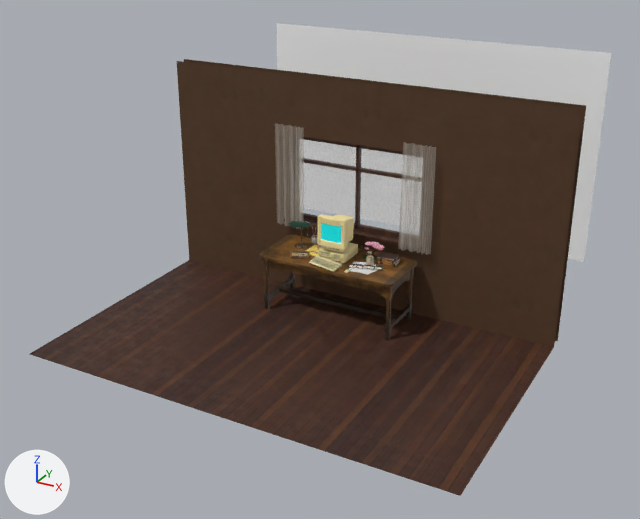
The Blender file art/scene.blend, before and after one commit.
Before and after are seen from a camera (50 mm lens) standing at (4.57, -8.75, 5.05) and looking at (-0.05, -0.35, 0.85). Every picture has the same lights, and +X, +Y and +Z are marked at lower left. The picture after the commit comes second.

Objects in the first picture: 'baked_crt_case', 'baked_crt_monitor', 'baked_curtains', 'baked_desk', 'baked_floor', 'baked_icedcoffee_drink', 'baked_lamp', 'baked_nameplate_brass', 'baked_wall', 'baked_window_frame', 'baked_window_glass', 'screen_plane', 'window_view' and 13 more.
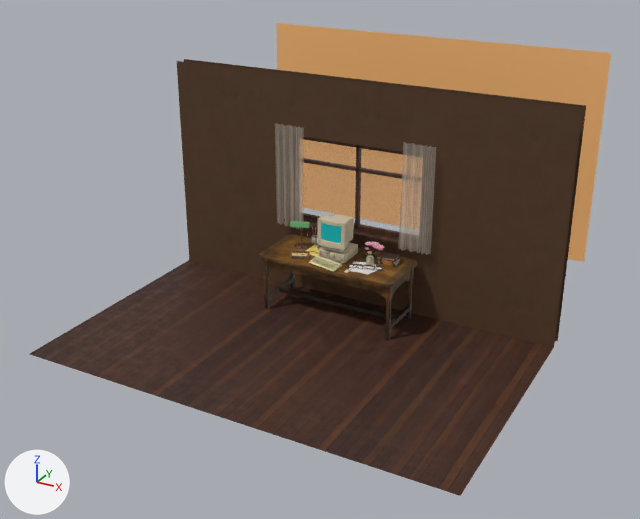
ob_tmp_letters is not drawn itself; it is used by a modifier of ob_baked_nameplate_brass.

Location of each change, [x1, y1, x2, y2] in pixels of the pictures (640 x 519 px):
'window_view', recoloured (grey to orange): [276, 23, 611, 262] in both
'baked_crt_monitor', surface changed: [318, 214, 354, 252] in both
'baked_crt_case', surface changed: [318, 242, 358, 263] in both
'baked_nameplate_brass', surface changed, recoloured: [292, 253, 308, 256] in both
'screen_plane', surface changed: [321, 223, 341, 243] in both
'baked_icedcoffee_drink', recoloured: [317, 238, 321, 249] in both
part 3 of me_baked_nameplate_brass, recoloured: [292, 253, 308, 256] in both
part 4 of me_baked_lamp, recoloured: [290, 221, 310, 228] in both

Edits to the bpy script that builds the scene:
```text
Change mat_screen_win98:
    mat_screen_win98.emission_strength: 3.0 -> 1.4
Change mat_brass:
    where n0 = _N.new('ShaderNodeBsdfPrincipled'); n0.name = 'Principled BSDF'
    n0.inputs[1].default_value: 1.0 -> 0.35  # 'Metallic'
Change mat_window_view_night:
    mat_window_view_night.base_color: (1.0, 1.0, 1.0) -> (1.0, 0.52, 0.2)  # white #ffffff -> orange #ffbf7c
Change mat_nameplate_engraving:
    mat_nameplate_engraving.base_color: (0.03, 0.02, 0.012) -> (0.035, 0.022, 0.01)  # brown #30271d -> brown #352919
    mat_nameplate_engraving.roughness: 0.6 -> 0.75
Change mat_material_017:
    remove # nodes: BsdfPrincipled, MapRange x2, Math, Mix, OutputMaterial, TexCoord, TexImage, TexNoise x2
    remove # colours: beige #ffefce
    nodes: AmbientOcclusion, BsdfPrincipled, MapRange, Math, Mix x3, OutputMaterial, RGBToBW, TexCoord, TexImage, TexNoise
    colours: pale yellow #d1c8b1, beige #cec0a2, brown #817359
Change mat_material_018:
    remove # nodes: BsdfPrincipled, MapRange x2, Math, Mix, OutputMaterial, TexCoord, TexImage, TexNoise x2
    remove # colours: beige #ffefce
    nodes: AmbientOcclusion, BsdfPrincipled, MapRange, Math, Mix x3, OutputMaterial, RGBToBW, TexCoord, TexImage, TexNoise
    colours: pale yellow #d1c8b1, beige #cec0a2, brown #817359
Change mat_icedcoffee_drink:
    remove # nodes: BsdfPrincipled, OutputMaterial, VertexColor
    nodes: BsdfPrincipled, MapRange, Math, Mix, NewGeometry, OutputMaterial, SeparateColor, SeparateXYZ, ValToRGB, VertexColor
    colours: brown #4b2c16, brown #6f4b2c, brown #c4a27c, beige #ddc4a2, mixed with the vertex colours
Add mat_lamp_shade:
    mat_lamp_shade = principled_material('lamp_shade')
    mat_lamp_shade.base_color = (0.02, 0.24, 0.1)  # green #278659
    mat_lamp_shade.roughness = 0.18
    mat_lamp_shade.coat_weight = 0.8
    mat_lamp_shade.coat_roughness = 0.04
    mat_lamp_shade.emission_color = (0.55, 0.75, 0.25)  # green #c4e189
    mat_lamp_shade.emission_strength = 0.12
Add mat_nameplate_brass:
    mat_nameplate_brass = bpy.data.materials.new('nameplate_brass')
    # nodes: BsdfPrincipled, Bump, MapRange, Mapping, OutputMaterial, TexCoord, TexNoise
    # colours: beige #e7c486, beige #ffe5bc
Change me_baked_nameplate_brass:
    verts and faces of me_baked_nameplate_brass; kept vertices keep their numbers, new ones are numbered from 3176
    remove me_baked_nameplate_brass.from_pydata(...)  # 3176 vertices, 2346 faces; spans x -0.504..-0.315, y -0.262..-0.149, z 0.776..0.799
    add me_baked_nameplate_brass.from_pydata(...)  # 8 vertices, 6 faces; spans x -0.505..-0.315, y -0.262..-0.148, z 0.774..0.799
    me_baked_nameplate_brass part 1: 39 loose pieces with 3168 vertices, spanning x -0.482..-0.34, y -0.238..-0.172, z 0.782..0.795, are deleted
    me_baked_nameplate_brass part 2
    add verts[0] = (-0.489, -0.26, 0.774)  # moved
    add verts[4] = (-0.316, -0.183, 0.774)  # moved
    add verts[2] = (-0.505, -0.226, 0.797)  # moved
    add verts[6] = (-0.331, -0.148, 0.797)  # moved
    me_baked_nameplate_brass part 3: 6 faces spanning x -0.505..-0.315, y -0.262..-0.148, z 0.774..0.799 switch from mat_brass to mat_nameplate_brass
Change me_baked_lamp:
    where me_baked_lamp.from_pydata(...)  # 4995 vertices, 7570 faces; spans x -0.688..-0.4, y -0.057..0.187, z 0.75..1.117
    me_baked_lamp part 4: 2688 of the faces centred in x -0.662..-0.41, y -0.056..0.118, z 1.025..1.117 switch from mat_defaultmaterial to mat_lamp_shade (green #278659)
Change ob_baked_nameplate_brass:
    add _m = ob_baked_nameplate_brass.modifiers.new('bev', 'BEVEL')
    add _m.width = 0.0007
    add _m.width_pct = 0.0007
    add _m.segments = 3
    add _m = ob_baked_nameplate_brass.modifiers.new('engrave', 'BOOLEAN')
    add _m.object = ob_tmp_letters
    add _m.use_hole_tolerant = True
    add _m.material_mode = 'TRANSFER'
Add ob_tmp_letters:
    ob_tmp_letters = bpy.data.objects.new('tmp_letters', me_tmp_letters)  # 3168 vertices, 2340 faces; spans x -0.4819..-0.3398, y -0.2382..-0.1716, z 0.7815..0.7948; in mat_nameplate_engraving (brown #352919)
    ob_tmp_letters.location = (0.0, 0.0, 0.0)
```
